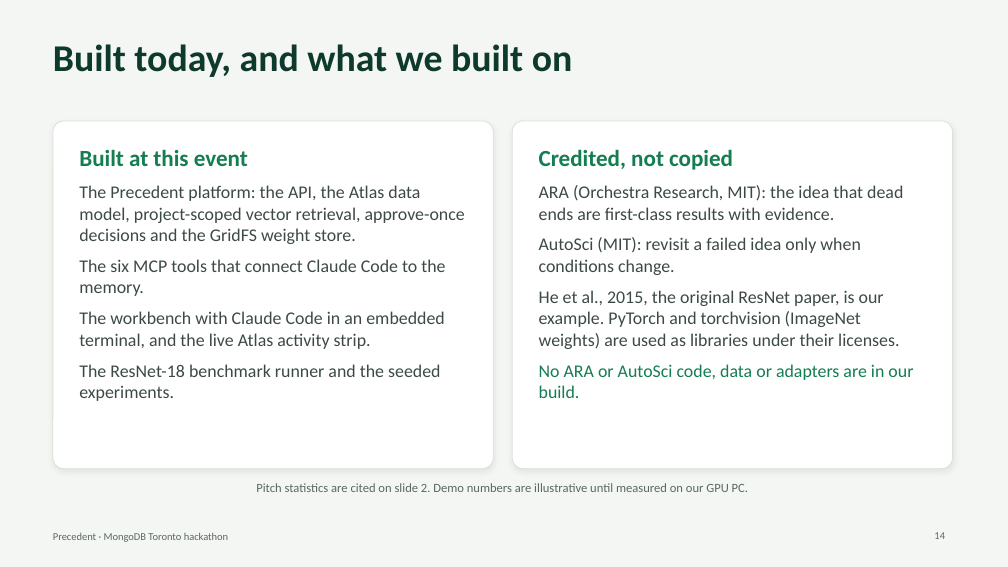
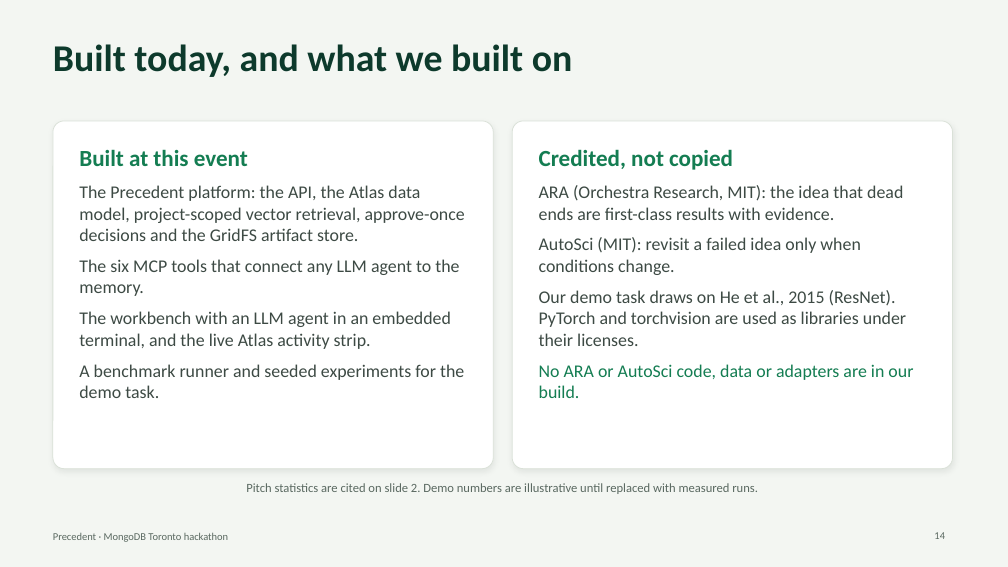
Before and after one commit to SalmaRoshdy-YG/Hackathon-project, a slide deck: slide 14 of docs/deck/precedent-deck.pptx. Drawn at 1008x567 pixels with LibreOffice and Linux fonts; fonts in the diff are those of the drawing. Boxes give left, top, right and bottom in pixels: in the first picture for what was removed or moved away, otherwise in the second. Text is boxed around its words. In the diff, an @@ line names an element or a change of style, - is before the commit and + after.

```diff
--- a/docs/deck/precedent-deck.pptx
+++ b/docs/deck/precedent-deck.pptx
@@ text at (79,185,465,398): text changed @@
-The Precedent platform: the API, the Atlas data model, project-scoped vector retrieval, approve-once decisions and the GridFS weight store.
-The six MCP tools that connect Claude Code to the memory.
-The workbench with Claude Code in an embedded terminal, and the live Atlas activity strip.
-The ResNet-18 benchmark runner and the seeded experiments.
+The Precedent platform: the API, the Atlas data model, project-scoped vector retrieval, approve-once decisions and the GridFS artifact store.
+The six MCP tools that connect any LLM agent to the memory.
+The workbench with an LLM agent in an embedded terminal, and the live Atlas activity strip.
+A benchmark runner and seeded experiments for the demo task.
@@ text at (539,290,906,346): text changed @@
-He et al., 2015, the original ResNet paper, is our example. PyTorch and torchvision (ImageNet weights) are used as libraries under their licenses.
+Our demo task draws on He et al., 2015 (ResNet). PyTorch and torchvision are used as libraries under their licenses.
@@ text at (246,483,758,494): text changed @@
-Pitch statistics are cited on slide 2. Demo numbers are illustrative until measured on our GPU PC.
+Pitch statistics are cited on slide 2. Demo numbers are illustrative until replaced with measured runs.
```
Also in this commit, not shown: 9 other slides changed.
